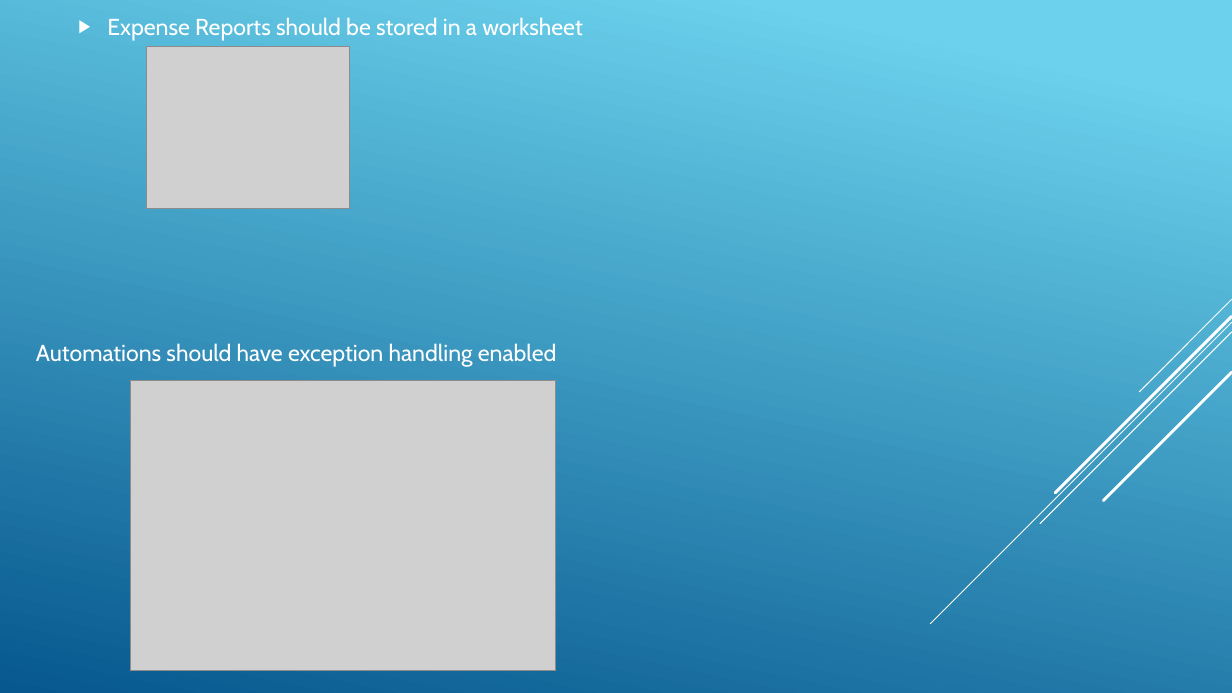
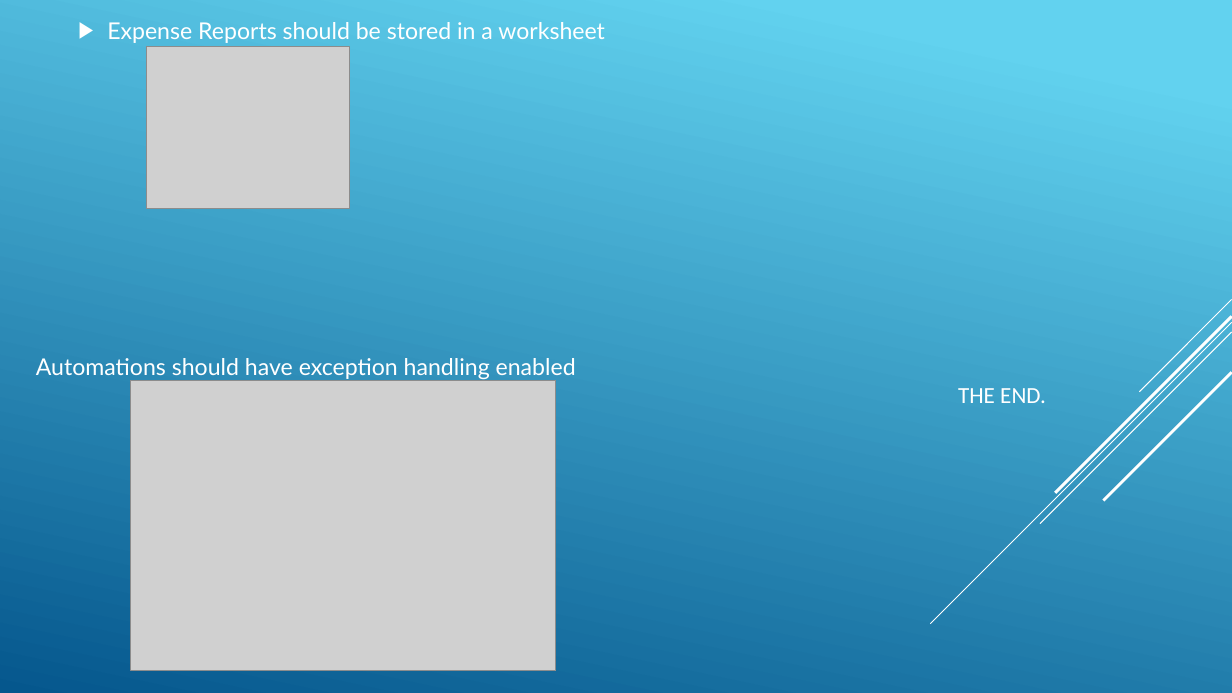
Before and after one commit to 210927-Reston-UiPath/Baraka_H-P0, a slide deck: slide 11 of MVP_Powepoint.pptx. Drawn at 1232x693 pixels with LibreOffice and Linux fonts; fonts in the diff are those of the drawing; grey boxes stand for pictures. Boxes give left, top, right and bottom in pixels: in the first picture for what was removed or moved away, otherwise in the second. Text is boxed around its words. In the diff, an @@ line names an element or a change of style, - is before the commit and + after.

```diff
--- a/MVP_Powepoint.pptx
+++ b/MVP_Powepoint.pptx
@@ background gradient #6ED2EB to #06588E to gradient #62D2EF to #05578D @@
@@ text "Expense Reports should be stored ..." at box(107, 22, 605, 43): font Cabin to Lato; less space between paragraphs @@
@@ title at box(36, 358, 1046, 403): text changed; font Cabin to Lato @@
-Automations should have exception handling enabled
+Automations should have exception handling enabled
+THE END.
```
Also in this commit, not shown: 10 other slides changed, 4 slides removed, 11 other files.
